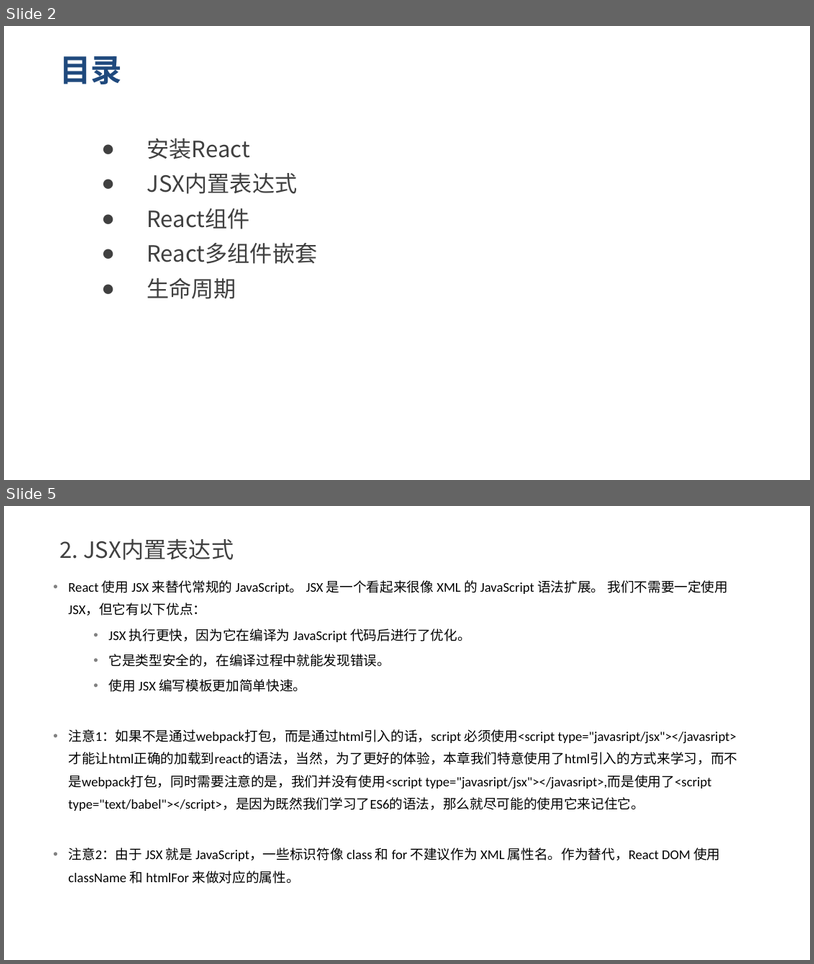
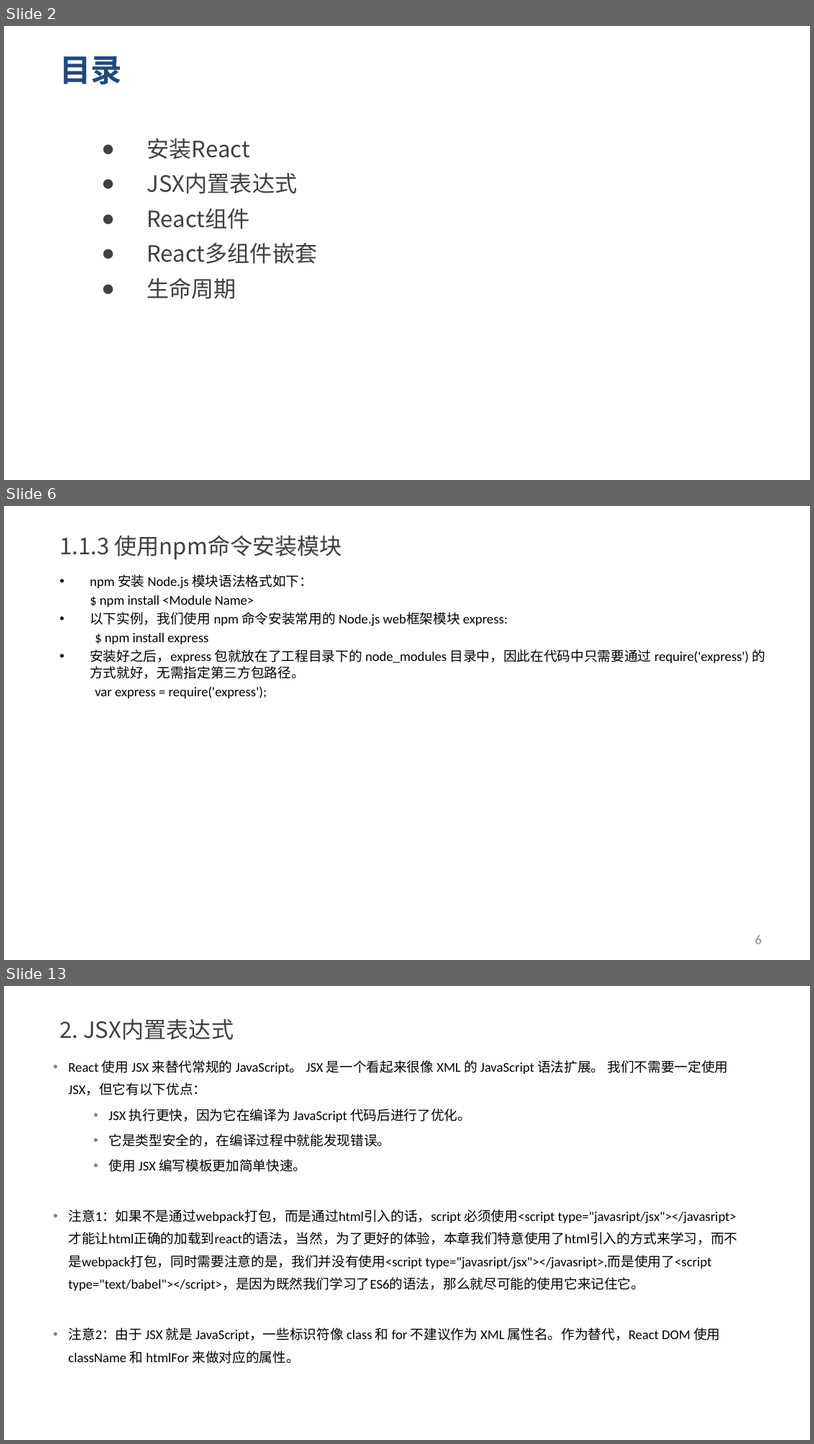
Before and after one commit to yxl2628/reactjs, a slide deck: ppt/01 React基础.pptx. Shown one above the other, each under a label of ours: slides 2 and 5 before the commit, slides 2, 6 and 13 after it; the slides between them are not shown. The pictures are 814x964 and 814x1444 pixels, drawn with LibreOffice and Linux fonts; fonts in the diff are those of the drawing. Boxes give left, top, right and bottom in pixels: in the first picture for what was removed or moved away, otherwise in the second. Text is boxed around its words. In the diff, an @@ line names an element or a change of style, - is before the commit and + after.

```diff
--- a/ppt/01 React基础.pptx
+++ b/ppt/01 React基础.pptx
@@ slide 6 added at (4,506,810,960), background #FFFFFF @@
@@ title added at (59,535,342,559), 20 pt, text #404040 @@
+1.1.3 使用npm命令安装模块
@@ text added at (90,574,766,698), 12 pt, text #000000 @@
+• npm 安装 Node.js 模块语法格式如下：
+$ npm install <Module Name>
+• 以下实例，我们使用 npm 命令安装常用的 Node.js web框架模块 express:
+  $ npm install express
+• 安装好之后，express 包就放在了工程目录下的 node_modules 目录中，因此在代码中只需要通过 require('express') 的方式就好，无需指定第三方包路径。
+  var express = require('express');
@@ page number added at (755,934,761,944), 12 pt, text #8C8C8C @@
+6
@@ what was slide 5 is now slide 13 @@
```
Also in this commit, not shown: 2 slides changed, 7 other slides added.
